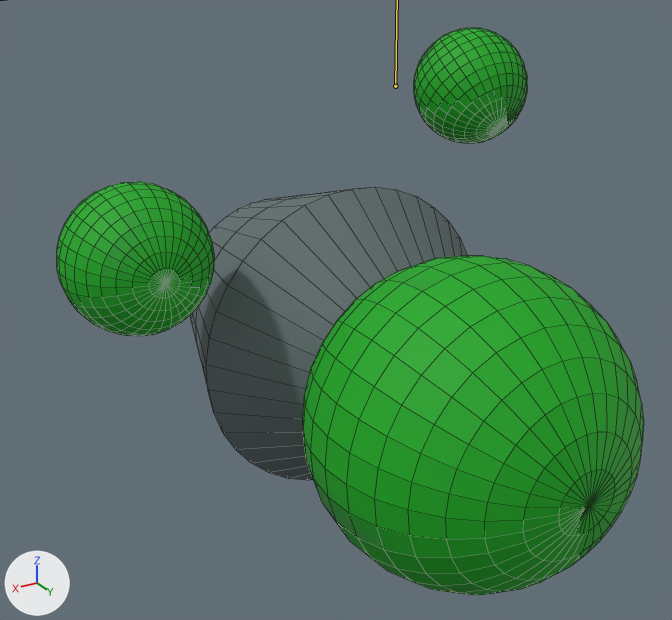
The FBX model Assets/Characters/MainCharacter1.fbx: old version first, new version second.
Rendered twice from a 50 mm lens placed at (2.41, 4.06, 2.13), pointed at (0.04, 0.12, 0.16). Arrows for +X, +Y and +Z are at lower left; the lights stay in place. Both versions are drawn at frame 2 of the action 'Armature|ArmatureAction'; the numbers are the values there. The bones that bend it are drawn over the model as lines. Mesh edges are drawn as thin lines.

The first picture shows 'CharacterModel'.
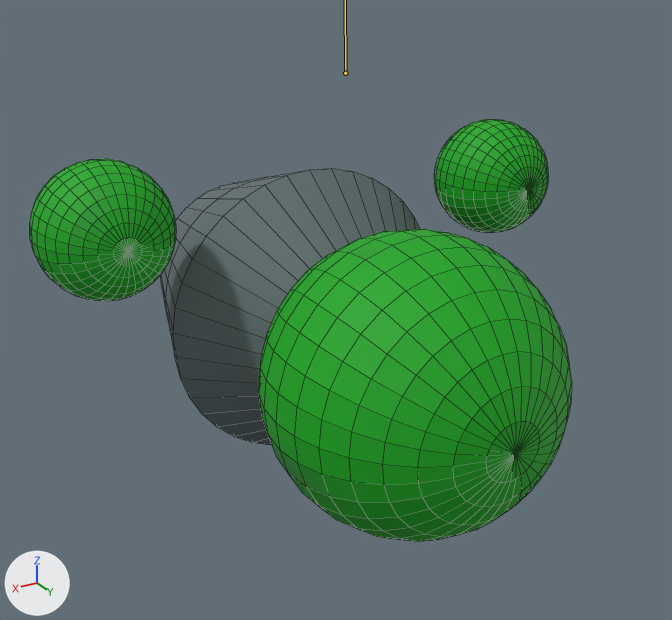
Patch to the scene script:
```diff
--- a/Assets/Characters/MainCharacter1.fbx.py
+++ b/Assets/Characters/MainCharacter1.fbx.py
@@ bone_arm_right @@
 bone_arm_right = bpy.data.objects['Armature'].pose.bones['Arm.Right']
-bone_arm_right.location = (-0.301, -0.424, -0.908)
-bone_arm_right.rotation_quaternion = (0.952, -0.22, 0.21, -0.025)  # degrees (-28, 23, -9)
+bone_arm_right.location = (0.0, -0.112, -0.945)
+bone_arm_right.rotation_quaternion = (1.0, 0.0, 0.0, 0.0)  # degrees (0, 0, 0)
@@ bone_arm_left @@
 bone_arm_left = bpy.data.objects['Armature'].pose.bones['Arm.Left']
-bone_arm_left.location = (0.517, -0.411, -0.811)
-bone_arm_left.rotation_quaternion = (1.0, 0.0, 0.0, 0.0)  # degrees (0, 0, 0)
+bone_arm_left.location = (0.219, -0.112, -0.919)
+bone_arm_left.rotation_quaternion = (1.0, -0.006, -0.006, -0.001)  # degrees (-1, -1, 0)
@@ bone_body @@
 bone_body = bpy.data.objects['Armature'].pose.bones['Body']
-bone_body.location = (0.081, 0.966, -0.392)
+bone_body.location = (-0.043, 0.95, 0.025)
```

What differs and where, as boxes [x1, y1, x2, y2] in the pictures (672 x 620 px):
'CharacterModel', posed (8% narrower, 26% shorter): before [57, 28, 644, 595]; after [30, 119, 572, 541]
